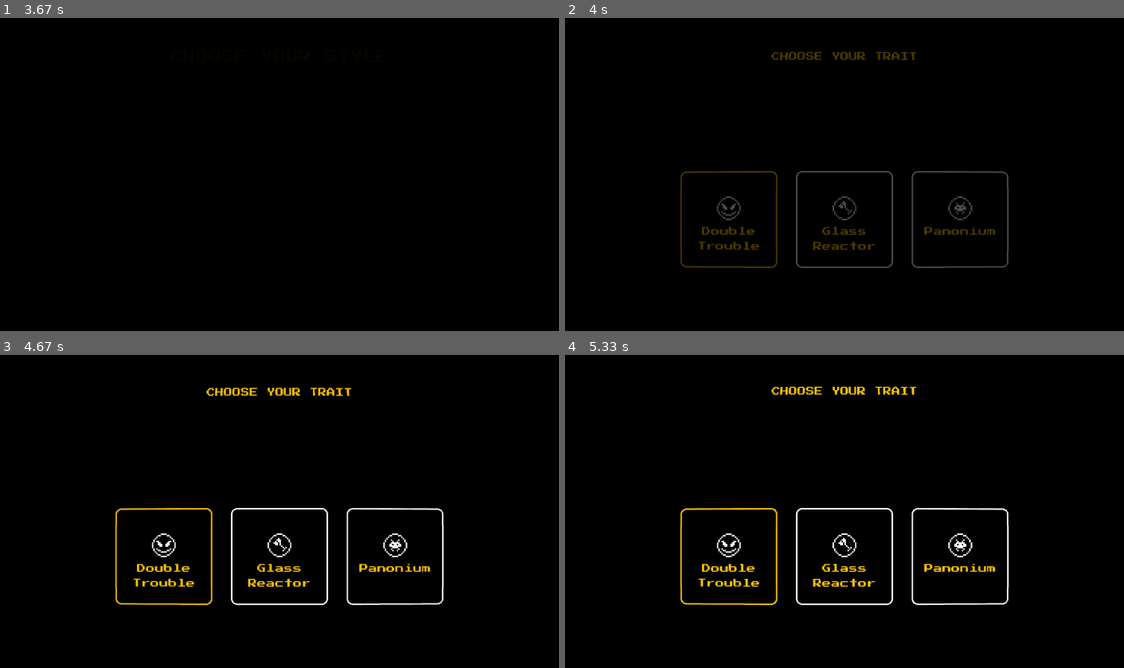
Above: before the commit, frames 1-4 (two rows, left to right).
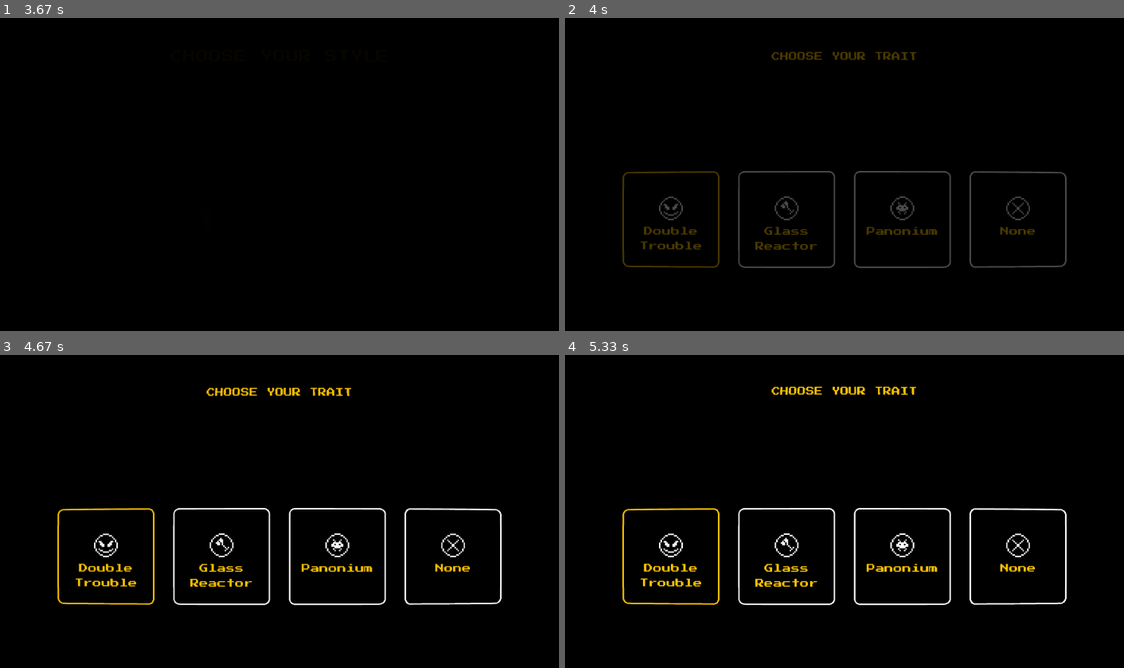
Above: after the commit, the same moments.

Repository: isGoodSoup/astros
Game: pygame game, started from main.py
The game is run twice, just before and just after one commit, with the same random seed, the same clock (stepped at 60 frames per second) and the same inputs.
Inputs (mouse positions are in pixels of both pictures, inside the frame that each line leads up to):
- Up to frame 1 (3.67 s): hold Right 0.33-0.8 s; move the mouse to (251, 237) at 0.37 s; hold Up 0.83-1.13 s; hold Right 1.17-1.63 s; hold Left 1.67-2.2 s; hold Left 2.23-2.63 s; tap Enter at 2.67 s
- Up to frame 2 (4 s): no input
- Up to frame 3 (4.67 s): no input
- Up to frame 4 (5.33 s): no input

Frame 1 is identical in both runs. In frame 2, 3.5% of the frame differs, in the area x 10-90%, y 48-80%; in frame 3, 4.4%; in frame 4, 4.4%.

Commit message:
add: classic mode option as trait

Diff:
--- a/scripts/all_traits.py
+++ b/scripts/all_traits.py
@@ -2,6 +2,9 @@
 
 from scripts.ability import Ability
 
+class Classic(Ability):
+    def apply_on(self, game, ship):
+        pass
 
 class DoubleTrouble(Ability):
     @override
--- a/scripts/mods.py
+++ b/scripts/mods.py
@@ -167,7 +167,7 @@
 
         self.pool = pool
 
-        self.node = ChoiceNode(pool.roll(count=3), pick_count=1)
+        self.node = ChoiceNode(pool.roll(count=pool.length()), pick_count=2)
         self.font = FontManager(None, FONT_DEFAULT_SIZE).get_font()
 
         self.cards = [
@@ -215,7 +215,7 @@
 
         spacing = TRAIT_CARD_SIZE + 50
         for i, card in enumerate(self.cards):
-            x = cx + (i - 1) * spacing
+            x = cx + (i - (len(self.cards) - 1) / 2) * spacing
             card.draw(self.screen, (x, cy))
 
         header_float = 4 * math.sin(time * 0.002)
--- a/scripts/traits.py
+++ b/scripts/traits.py
@@ -1,6 +1,6 @@
 import pygame
 
-from scripts.all_traits import DoubleTrouble, GlassReactor, Panonium
+from scripts.all_traits import DoubleTrouble, GlassReactor, Panonium, Classic
 from scripts.lang import local
 from scripts.settings import (COLOR_WHITE, COLOR_LIGHT_ORANGE,
                               TRAIT_CARD_SIZE, SCALE)
@@ -78,9 +78,12 @@
                   local.t('game.trait.desc.glass'), "glass_reactor", GlassReactor()),
             Trait(local.t('game.trait.name.panonium'),
                   local.t('game.trait.desc.panonium'), "pandemonium", Panonium()),
-            Trait(local.t('game.trait.name.none'), local.t('game.trait.desc.none'),
-                  "none", None)
+            Trait(local.t('game.trait.name.none'),
+                  local.t('game.trait.desc.none'),"none", Classic())
         ]
 
     def roll(self, count=3):
         return self.traits[:count]
+
+    def length(self):
+        return len(self.traits)
